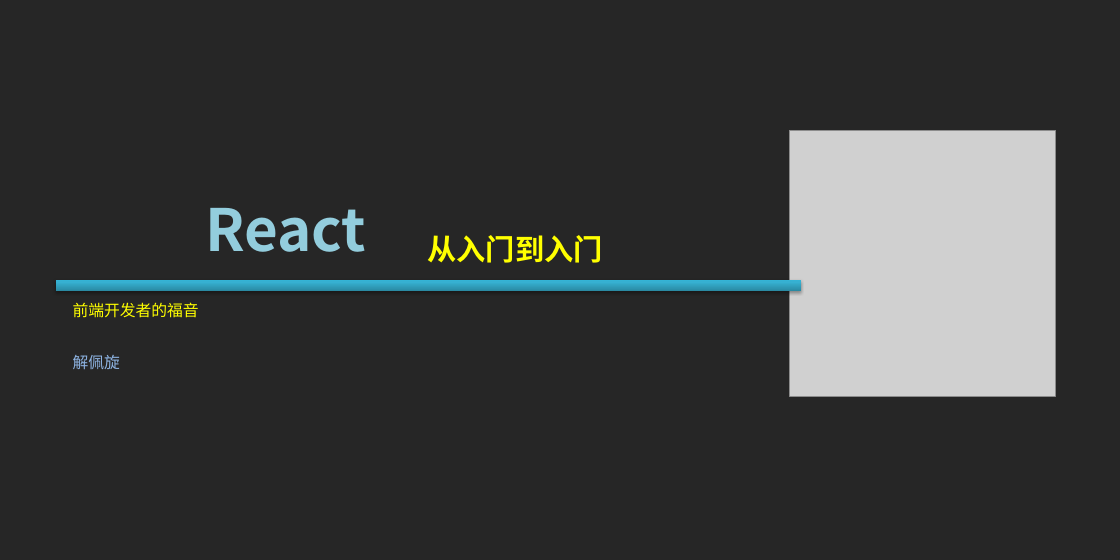
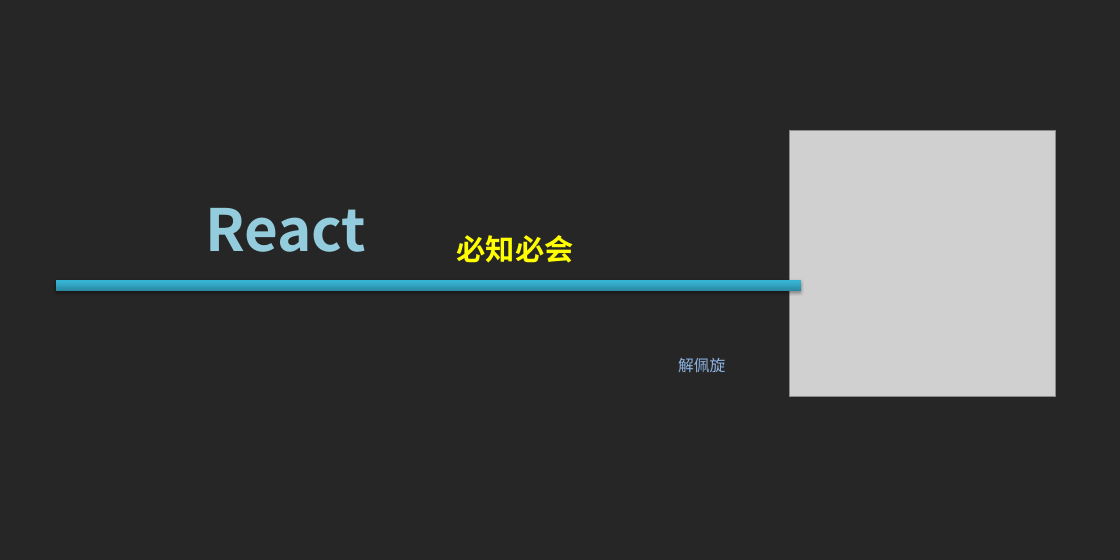
Before and after one commit to Jiepeixuan/Share, a slide deck: slide 1 of React/React.pptx. Drawn at 1120x560 pixels with LibreOffice and Linux fonts; fonts in the diff are those of the drawing; grey boxes stand for pictures. Boxes give left, top, right and bottom in pixels: in the first picture for what was removed or moved away, otherwise in the second. Text is boxed around its words. In the diff, an @@ line names an element or a change of style, - is before the commit and + after.

```diff
--- a/React/React.pptx
+++ b/React/React.pptx
@@ text at (457, 235, 574, 263): text changed @@
-从入门到入门
+必知必会
@@ text removed at (73, 302, 199, 318) @@
-前端开发者的福音
@@ text "解佩旋": place and size @@
-text "解佩旋" at (73, 355, 120, 369)
+text "解佩旋" at (678, 358, 725, 372)
```
Also in this commit, not shown: 2 other slides changed, 4 slides added, 21 slides removed, 4 other files.
